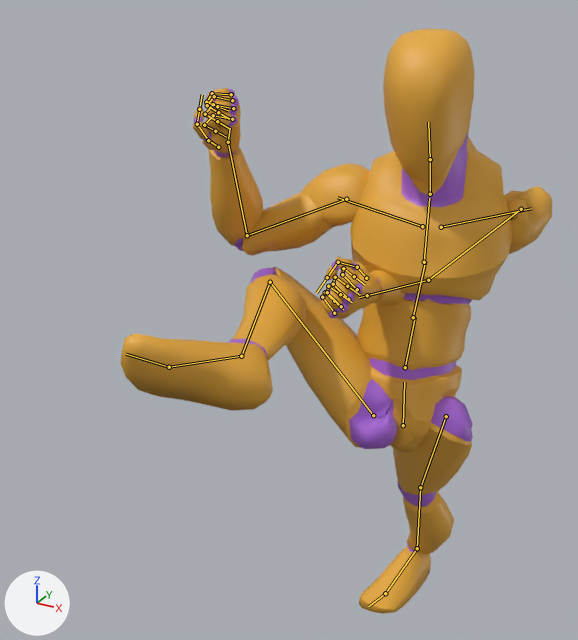
Before and after pictures for a commit that changed the glTF model public/models/quaternius/blender-kicks-core.glb.
Rendered twice from a camera (50 mm lens) standing at (0.822, -2.109, 1.787) and looking at (-0.015, -0.588, 1.026). Arrows for +X, +Y and +Z are at lower left; the lights stay in place. The picture after the commit comes second. Both versions are drawn at frame 12 of the action 'BF_FrontKick_R'; the numbers are the values there. The bones that change, and the others that lie on the model, are drawn over the model as lines.

Names of what the first picture shows: 'Mannequin'.
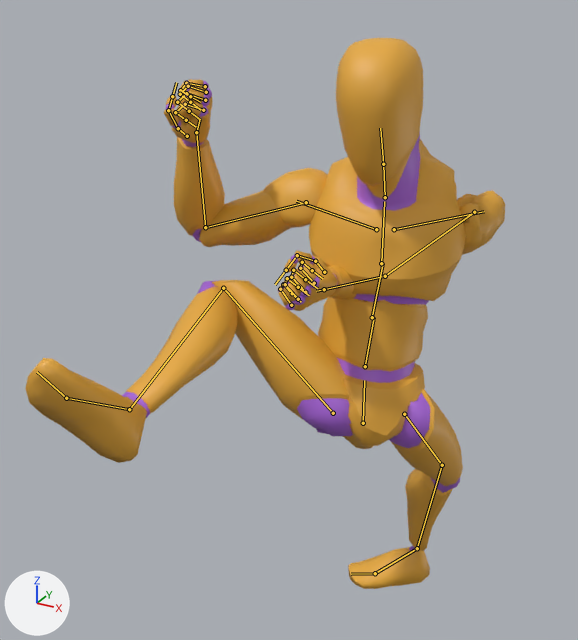
Edits to the bpy script that builds the scene:
```text
Change bone_pelvis:
    where bone_pelvis = bpy.data.objects['Armature'].pose.bones['pelvis']  # child of 'root'
    bone_pelvis.location: (0.266, 0.025, 0.598) -> (0.165, 0.007, 0.608)
Change bone_upperarm_l:
    where bone_upperarm_l = bpy.data.objects['Armature'].pose.bones['upperarm_l']  # child of 'clavicle_l'
    bone_upperarm_l.rotation_quaternion: (0.403, 0.253, 0.112, -0.872) -> (0.383, 0.243, 0.121, -0.883)  # degrees (1, 32, -130) -> degrees (-2, 31, -134)
Change bone_lowerarm_l:
    where bone_lowerarm_l = bpy.data.objects['Armature'].pose.bones['lowerarm_l']  # child of 'upperarm_l'
    bone_lowerarm_l.rotation_quaternion: (0.74, 0.67, 0.045, -0.017) -> (0.725, 0.687, 0.044, -0.018)  # degrees (84, 5, 2) -> degrees (87, 5, 2)
Change bone_upperarm_r:
    where bone_upperarm_r = bpy.data.objects['Armature'].pose.bones['upperarm_r']  # child of 'clavicle_r'
    bone_upperarm_r.rotation_quaternion: (0.945, -0.089, 0.236, 0.21) -> (0.95, -0.079, 0.261, 0.154)  # degrees (-4, 29, 24) -> degrees (-5, 31, 17)
Change bone_thigh_l:
    where bone_thigh_l = bpy.data.objects['Armature'].pose.bones['thigh_l']  # child of 'pelvis'
    bone_thigh_l.rotation_quaternion: (0.252, 0.272, 0.787, 0.494) -> (0.788, 0.519, 0.039, -0.33)  # degrees (113, 7, 137) -> degrees (60, 24, -32)
Change bone_calf_l:
    where bone_calf_l = bpy.data.objects['Armature'].pose.bones['calf_l']  # child of 'thigh_l'
    bone_calf_l.rotation_quaternion: (0.992, 0.024, -0.121, 0.021) -> (0.96, -0.086, -0.024, 0.265)  # degrees (3, -14, 2) -> degrees (-10, 0, 31)
Change bone_foot_l:
    where bone_foot_l = bpy.data.objects['Armature'].pose.bones['foot_l']  # child of 'calf_l'
    bone_foot_l.rotation_quaternion: (0.779, -0.051, -0.069, -0.621) -> (0.437, -0.077, 0.613, 0.654)  # degrees (0, -10, -77) -> degrees (72, 39, 142)
Change bone_thigh_r:
    where bone_thigh_r = bpy.data.objects['Armature'].pose.bones['thigh_r']  # child of 'pelvis'
    bone_thigh_r.rotation_quaternion: (-0.102, 0.808, -0.291, -0.502) -> (0.333, -0.111, 0.084, 0.932)  # degrees (-15, 119, 132) -> degrees (5, 15, 141)
Change bone_calf_r:
    where bone_calf_r = bpy.data.objects['Armature'].pose.bones['calf_r']  # child of 'thigh_r'
    bone_calf_r.rotation_quaternion: (0.498, 0.813, 0.283, 0.107) -> (0.223, 0.7, 0.551, -0.396)  # degrees (119, 6, 35) -> degrees (12, 127, -98)
Change bone_foot_r:
    where bone_foot_r = bpy.data.objects['Armature'].pose.bones['foot_r']  # child of 'calf_r'
    bone_foot_r.rotation_quaternion: (0.951, 0.189, -0.219, -0.112) -> (0.798, 0.178, -0.229, -0.528)  # degrees (26, -22, -19) -> degrees (32, -10, -70)
```

What differs and where, as boxes (x1, y1, x2, y2) in the pictures (578 x 640 px):
'Mannequin', posed (11% wider)
    before: (120, 29, 552, 614)
    after: (25, 38, 505, 589)
bone 'pelvis', root to tip
    before: (403, 425) to (404, 382)
    after: (363, 423) to (364, 380)
bone 'upperarm_l', root to tip
    before: (521, 209) to (428, 280)
    after: (474, 212) to (385, 276)
bone 'lowerarm_l', root to tip
    before: (428, 280) to (367, 295)
    after: (385, 276) to (324, 289)
bone 'upperarm_r', root to tip
    before: (346, 199) to (247, 235)
    after: (306, 202) to (205, 227)
bone 'thigh_l', root to tip
    before: (446, 416) to (420, 487)
    after: (404, 414) to (442, 465)
bone 'calf_l', root to tip
    before: (420, 487) to (417, 548)
    after: (442, 465) to (417, 548)
bone 'foot_l', root to tip
    before: (417, 548) to (385, 593)
    after: (417, 548) to (375, 573)
bone 'thigh_r', root to tip
    before: (373, 415) to (270, 282)
    after: (333, 413) to (223, 288)
bone 'calf_r', root to tip
    before: (270, 282) to (241, 356)
    after: (223, 288) to (129, 409)
bone 'foot_r', root to tip
    before: (241, 356) to (169, 367)
    after: (129, 409) to (66, 398)
